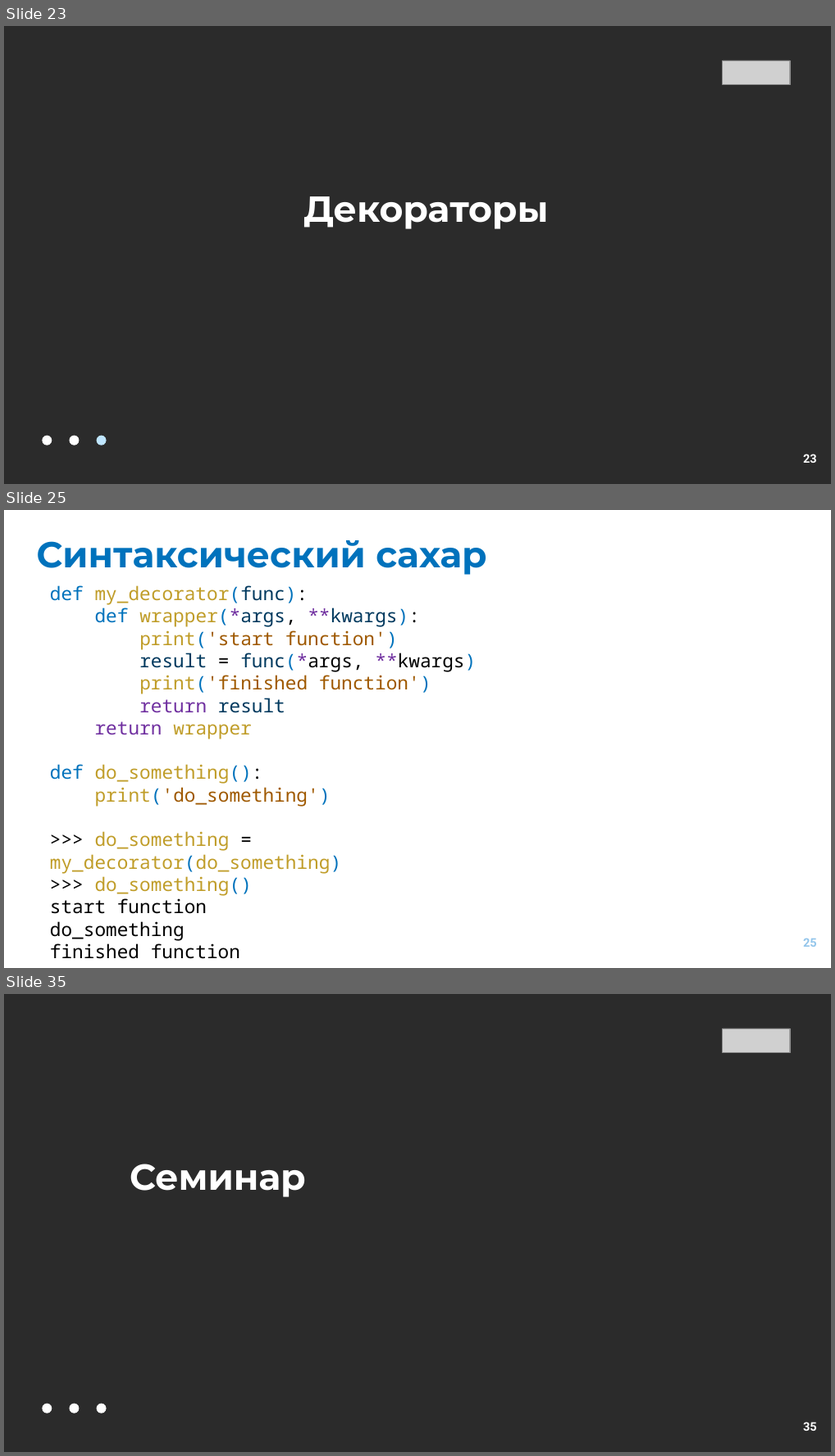
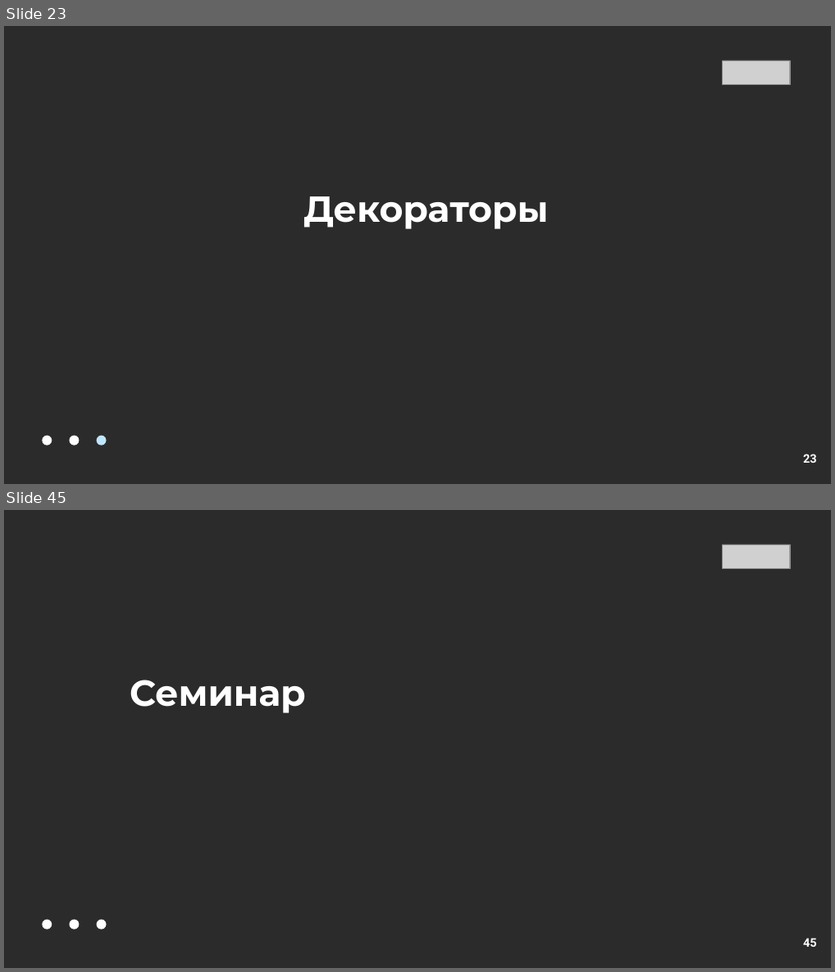
Before and after one commit to EvgrafovMichail/python_mipt_dafe, a slide deck: lessons/sem01/lesson08/decorators.pptx. Shown one above the other, each under a label of ours: slides 23, 25 and 35 before the commit, slides 23 and 45 after it; the slides between them are not shown. The pictures are 835x1456 and 835x972 pixels, drawn with LibreOffice and Linux fonts; fonts in the diff are those of the drawing; grey boxes stand for pictures; background and template pictures are left out; a plain dark background stands for a picture behind light text. Boxes give left, top, right and bottom in pixels: in the first picture for what was removed or moved away, otherwise in the second. Text is boxed around its words. In the diff, an @@ line names an element or a change of style, - is before the commit and + after.

```diff
--- a/lessons/sem01/lesson08/decorators.pptx
+++ b/lessons/sem01/lesson08/decorators.pptx
@@ slide 25 removed at bbox=[4, 510, 831, 968], background #FFFFFF @@
@@ title removed at bbox=[37, 540, 486, 575] @@
-Синтаксический сахар
@@ text removed at bbox=[50, 585, 476, 959] @@
-def my_decorator(func):
-def wrapper(*args, **kwargs):
-print('start function')
-result = func(*args, **kwargs)
-print('finished function')
-return result
-return wrapper
-def do_something():
-print('do_something')
->>> do_something = my_decorator(do_something)
->>> do_something()
-start function
-do_something
-finished function
@@ page number removed at bbox=[803, 938, 817, 947] @@
-25
@@ what was slide 35 is now slide 45 @@
@@ page number at bbox=[803, 938, 817, 947]: text changed @@
-35
+45
```
Also in this commit, not shown: 6 slides changed, 16 slides added, 5 other slides removed.
